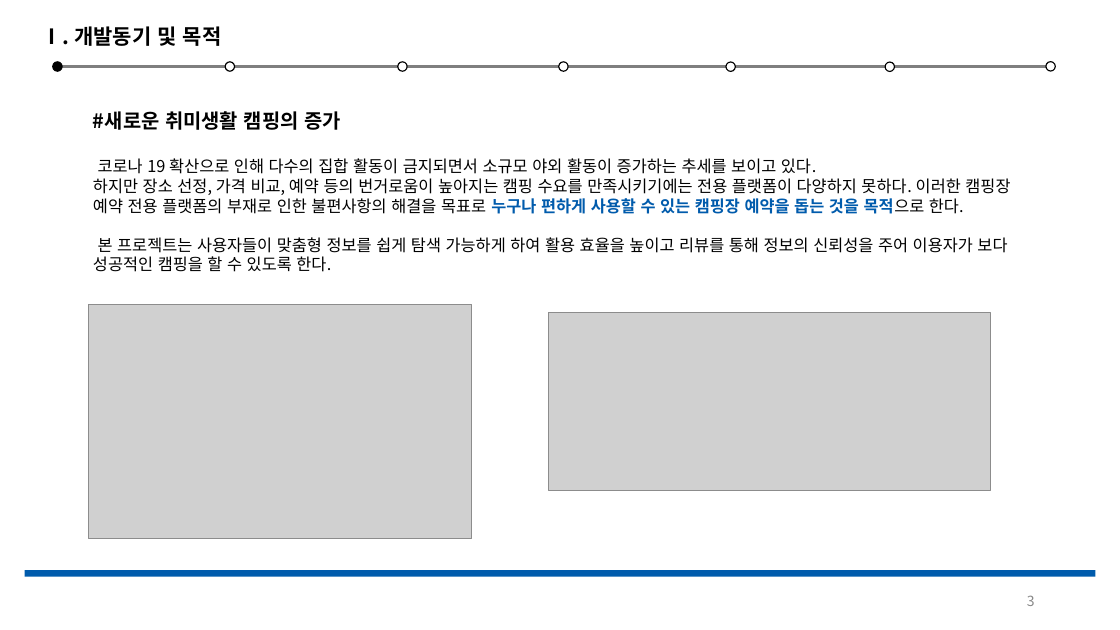
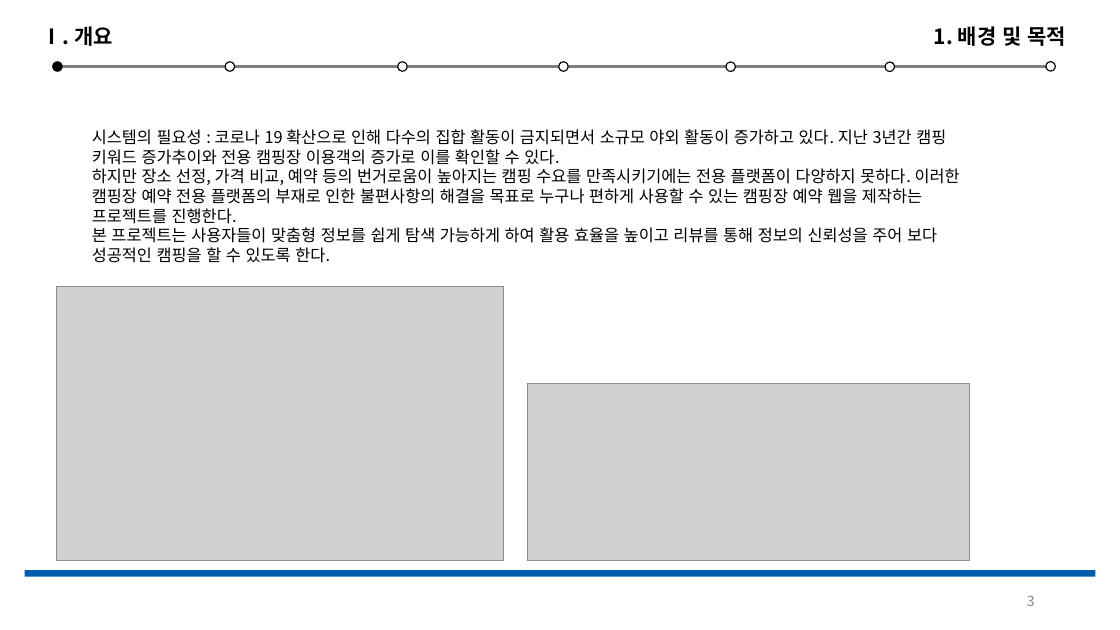
Before and after one commit to Jeeseob/SoftwareEngineering, a slide deck: slide 3 of 소공.pptx. Drawn at 1120x630 pixels with LibreOffice and Linux fonts; fonts in the diff are those of the drawing; grey boxes stand for pictures. Boxes give left, top, right and bottom in pixels: in the first picture for what was removed or moved away, otherwise in the second. Text is boxed around its words. In the diff, an @@ line names an element or a change of style, - is before the commit and + after.

```diff
--- a/소공.pptx
+++ b/소공.pptx
@@ text at <box>42,26,113,46</box>: text changed @@
-Ⅰ. 개발동기 및 목적
+Ⅰ. 개요
@@ text added at <box>934,26,1067,46</box>, 18 pt, text #000000, bold @@
+1. 배경 및 목적
@@ text at <box>92,129,960,263</box>: text changed @@
-#새로운 취미생활 캠핑의 증가
-코로나 19 확산으로 인해 다수의 집합 활동이 금지되면서 소규모 야외 활동이 증가하는 추세를 보이고 있다.
-하지만 장소 선정, 가격 비교, 예약 등의 번거로움이 높아지는 캠핑 수요를 만족시키기에는 전용 플랫폼이 다양하지 못하다. 이러한 캠핑장 예약 전용 플랫폼의 부재로 인한 불편사항의 해결을 목표로 누구나 편하게 사용할 수 있는 캠핑장 예약을 돕는 것을 목적으로 한다.
-본 프로젝트는 사용자들이 맞춤형 정보를 쉽게 탐색 가능하게 하여 활용 효율을 높이고 리뷰를 통해 정보의 신뢰성을 주어 이용자가 보다 성공적인 캠핑을 할 수 있도록 한다.
+시스템의 필요성 : 코로나 19 확산으로 인해 다수의 집합 활동이 금지되면서 소규모 야외 활동이 증가하고 있다. 지난 3년간 캠핑 키워드 증가추이와 전용 캠핑장 이용객의 증가로 이를 확인할 수 있다.
+하지만 장소 선정, 가격 비교, 예약 등의 번거로움이 높아지는 캠핑 수요를 만족시키기에는 전용 플랫폼이 다양하지 못하다. 이러한 캠핑장 예약 전용 플랫폼의 부재로 인한 불편사항의 해결을 목표로 누구나 편하게 사용할 수 있는 캠핑장 예약 웹을 제작하는 프로젝트를 진행한다.
+본 프로젝트는 사용자들이 맞춤형 정보를 쉽게 탐색 가능하게 하여 활용 효율을 높이고 리뷰를 통해 정보의 신뢰성을 주어 보다 성공적인 캠핑을 할 수 있도록 한다.
@@ picture: place and size @@
-picture at <box>89,304,472,539</box>
+picture at <box>57,287,504,561</box>
@@ picture: place and size @@
-picture at <box>549,313,991,490</box>
+picture at <box>528,383,970,560</box>
```
Also in this commit, not shown: 19 other slides changed, 2 slides added, 1 slide removed, 1 other file.
